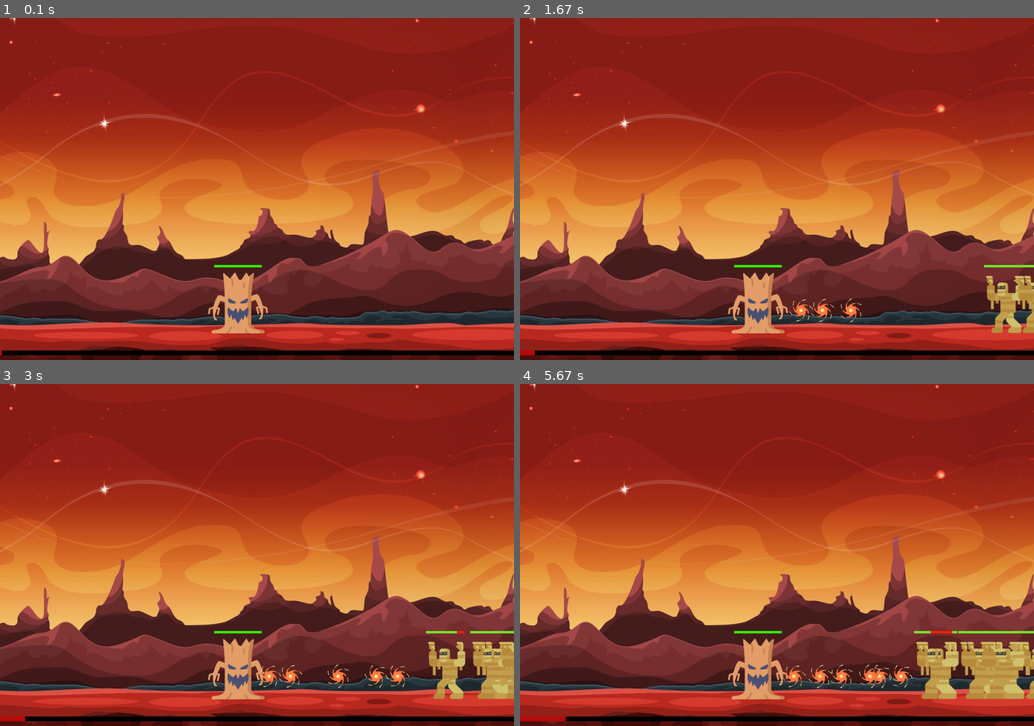
Above: before the commit, frames 1-4 (two rows, left to right).
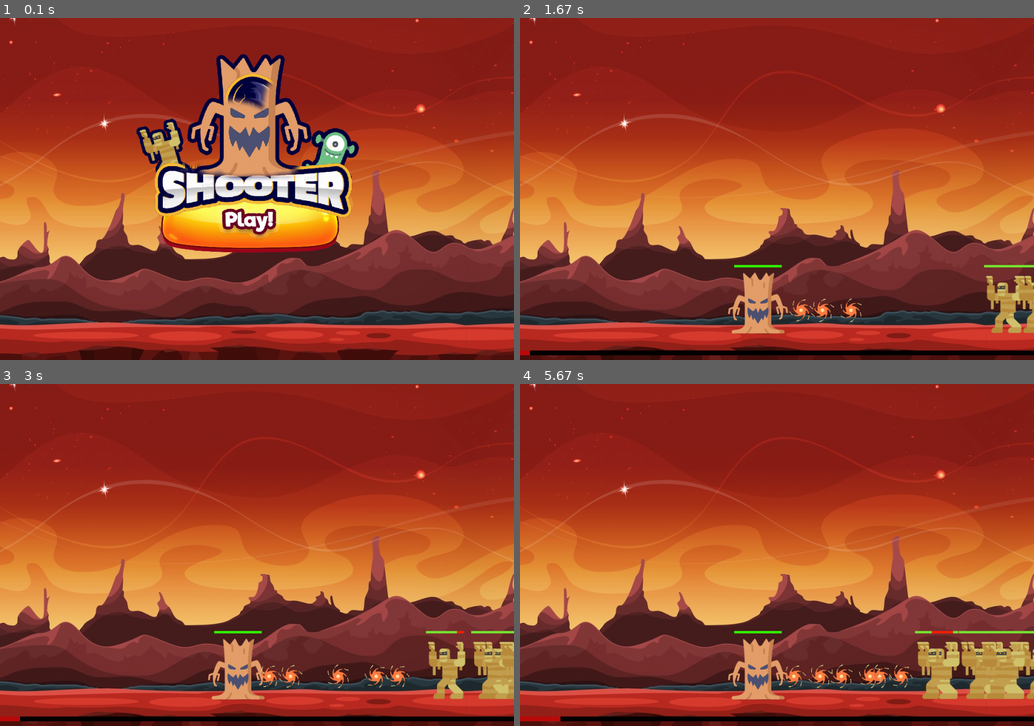
Above: after the commit, the same moments.

Repository: Baptiste-Bachelier/shooter_pygame
Game: pygame game, started from main.py
Two runs of this game, one before a commit and one after it. Both use one fixed random seed, a clock stepped at 60 frames per second and the inputs below.
Inputs (mouse positions are in pixels of both pictures, inside the frame that each line leads up to):
- Up to frame 1 (0.1 s): no input
- Up to frame 2 (1.67 s): click (777, 189) at 0.38 s; tap Z at 0.67, 1.07, 1.37 s; click (838, 219) at 1.55 s
- Up to frame 3 (3 s): tap Z at 1.9, 2.57, 2.87 s; click (262, 589) at 2.22 s
- Up to frame 4 (5.67 s): tap Z at 3.07, 3.37, 3.63, 3.97, 4.27, 4.4, 4.8, 5.1, 5.47 s

The runs differ from the first frame. In frame 1, 19% of the frame differs, in the area x 0-100%, y 10-99%; in frame 2, less than 0.1%; in frame 3, 0.2%; in frame 4, 0.4%.

Commit message:
changer le is_running en True

Diff:
--- a/game.py
+++ b/game.py
@@ -6,7 +6,7 @@
 class Game:
 
     def __init__(self):
-        self.is_running = True
+        self.is_running = False
         self.comet_fall = CometFALLEvent()
         self.all_player = pygame.sprite.Group()
         self.player = Player(self)
@@ -16,8 +16,10 @@
 
     def start(self):
         self.is_running = True
-        for monster in range(4):
-            self.spawn_monster()
+        self.spawn_monster()
+        self.spawn_monster()
+        self.spawn_monster()
+        self.spawn_monster()
 
     def game_over(self):
         self.all_monster = pygame.sprite.Group()
